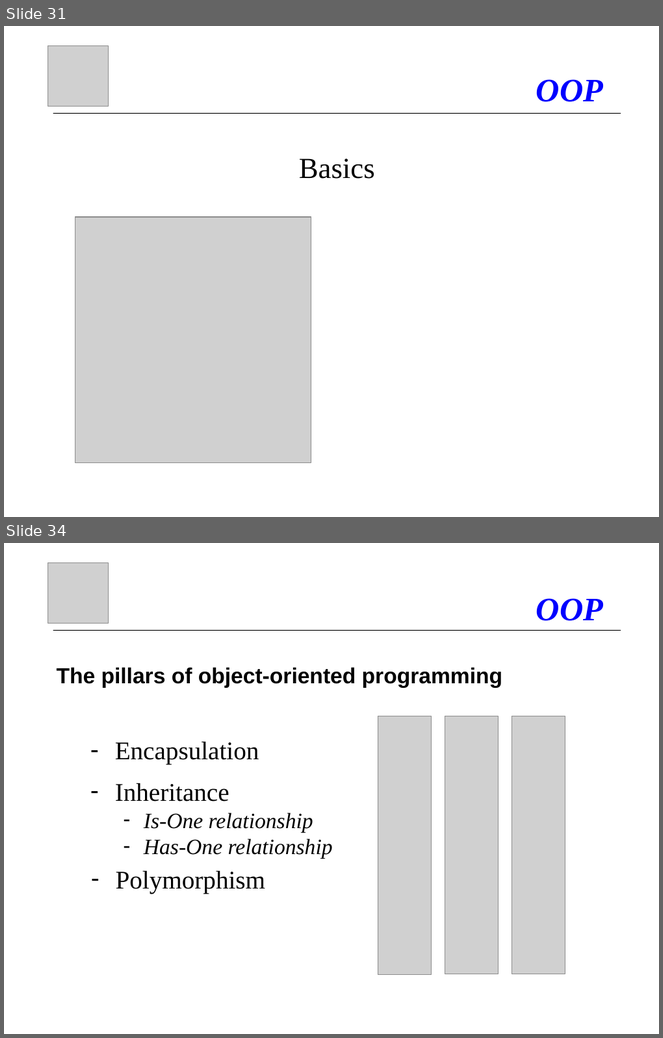
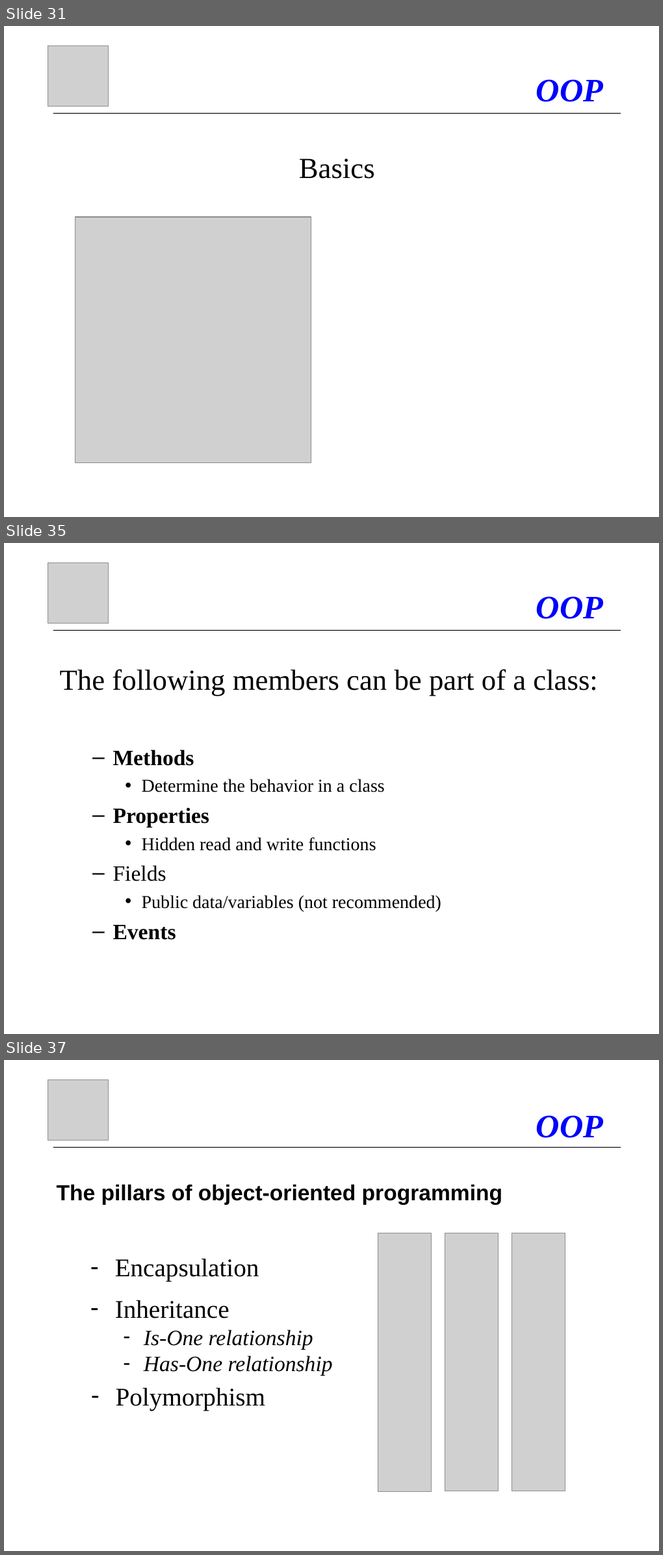
Before and after one commit to atillakati/fit_omicron_atilla, a slide deck: doc/C#_Kurs_en.ppt. Shown one above the other, each under a label of ours: slides 31 and 34 before the commit, slides 31, 35 and 37 after it; the slides between them are not shown. The pictures are 663x1038 and 663x1555 pixels, drawn with LibreOffice and Linux fonts; fonts in the diff are those of the drawing; grey boxes stand for pictures. Boxes give left, top, right and bottom in pixels: in the first picture for what was removed or moved away, otherwise in the second. Text is boxed around its words. In the diff, an @@ line names an element or a change of style, - is before the commit and + after.

```diff
--- a/doc/C#_Kurs_en.ppt
+++ b/doc/C#_Kurs_en.ppt
@@ slide 35 added at [4, 543, 659, 1034], background #FFFFFF @@
@@ picture added at [48, 563, 108, 623] @@
@@ title added at [536, 596, 604, 619], 36 pt, text #0000FF, bold, italic @@
+OOP
@@ line added from (53, 630) to (622, 630), #000000 0.74 pt @@
@@ text added at [60, 669, 597, 940], 20 pt, text #000000 @@
+The following members can be part of a class:
+  – Methods
+    • Determine the behavior in a class
+  – Properties
+    • Hidden read and write functions
+  – Fields
+    • Public data/variables (not recommended)
+  – Events
@@ what was slide 34 is now slide 37 @@
```
Also in this commit, not shown: 10 slides changed, 2 other slides added, 2 slides removed, 4 other files.
